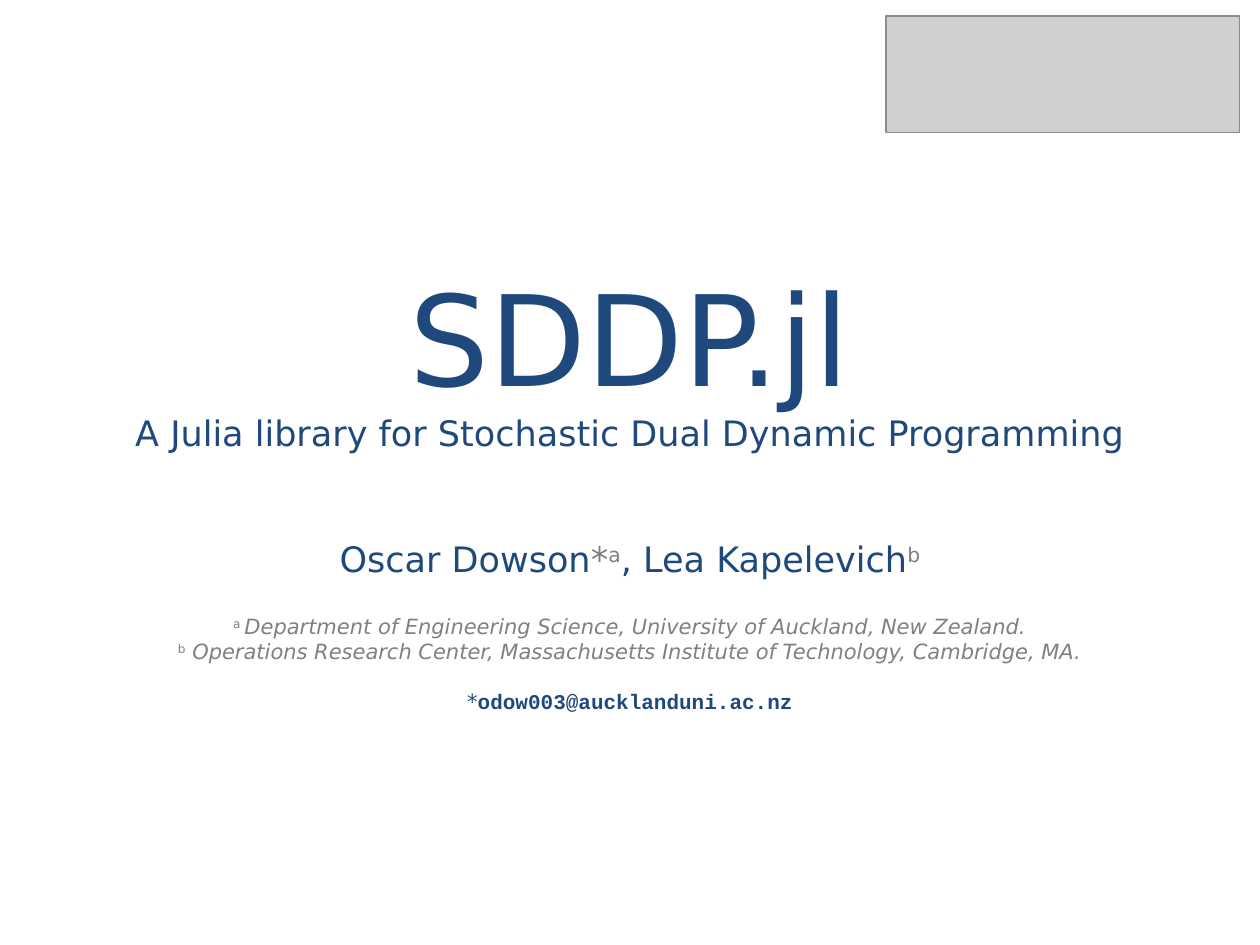
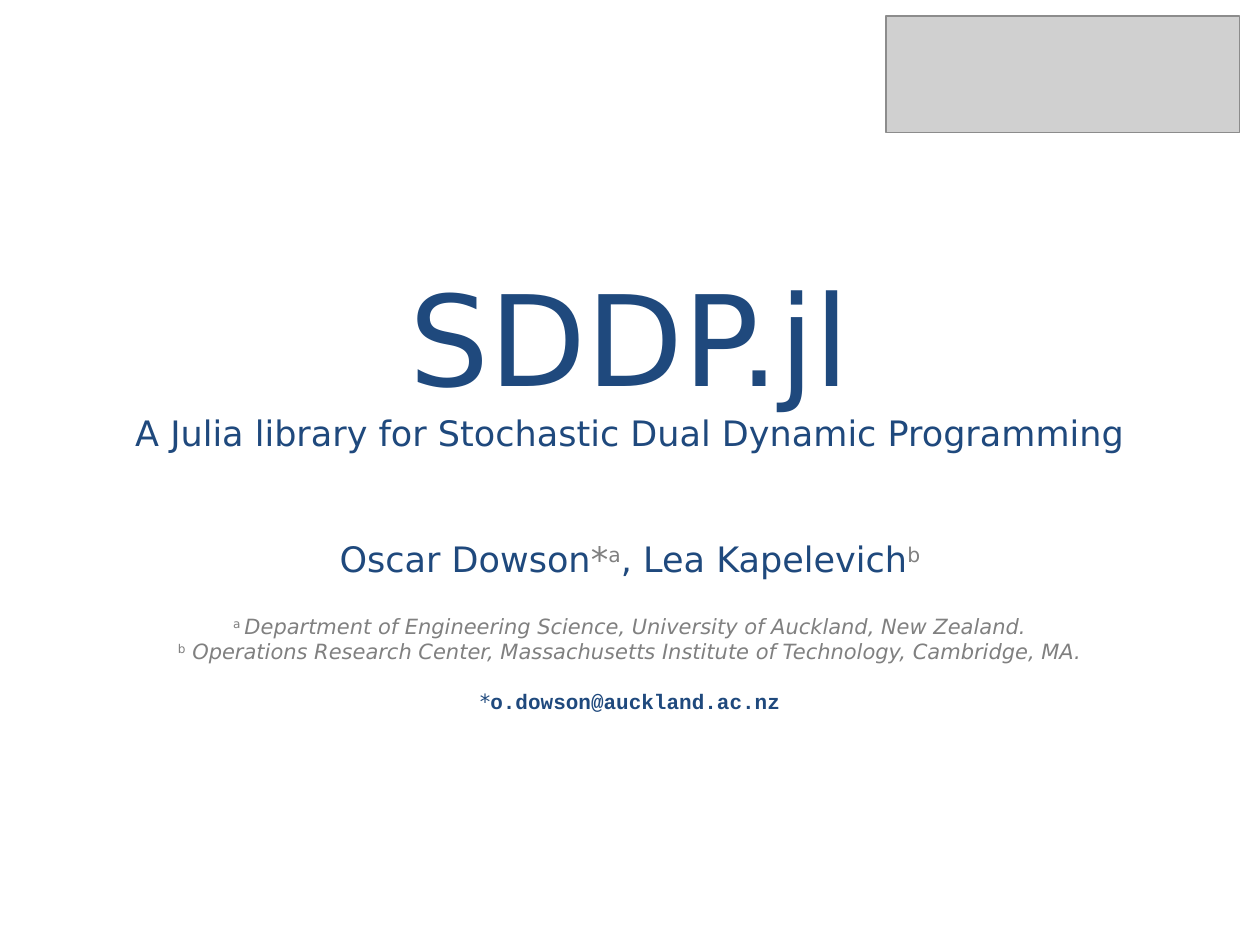
Before and after one commit to odow/talks, a slide deck: slide 1 of ORSNZ17_SDDP.pptx. Drawn at 1260x945 pixels with LibreOffice and Linux fonts; fonts in the diff are those of the drawing; grey boxes stand for pictures. Boxes give left, top, right and bottom in pixels: in the first picture for what was removed or moved away, otherwise in the second. Text is boxed around its words. In the diff, an @@ line names an element or a change of style, - is before the commit and + after.

Commit message:
Updates for sddp

```diff
--- a/ORSNZ17_SDDP.pptx
+++ b/ORSNZ17_SDDP.pptx
@@ title at (135,290,1124,712): text changed @@
-SDDP.jl
-A Julia library for Stochastic Dual Dynamic Programming
-Oscar Dowson*a, Lea Kapelevichb
-a Department of Engineering Science, University of Auckland, New Zealand.
-b Operations Research Center, Massachusetts Institute of Technology, Cambridge, MA.
-*odow003@aucklanduni.ac.nz
+SDDP.jl
+A Julia library for Stochastic Dual Dynamic Programming
+Oscar Dowson*a, Lea Kapelevichb
+a Department of Engineering Science, University of Auckland, New Zealand.
+b Operations Research Center, Massachusetts Institute of Technology, Cambridge, MA.
+*o.dowson@auckland.ac.nz
```
Also in this commit, not shown: 2 other slides changed, 1 slide removed, 4 other files.
